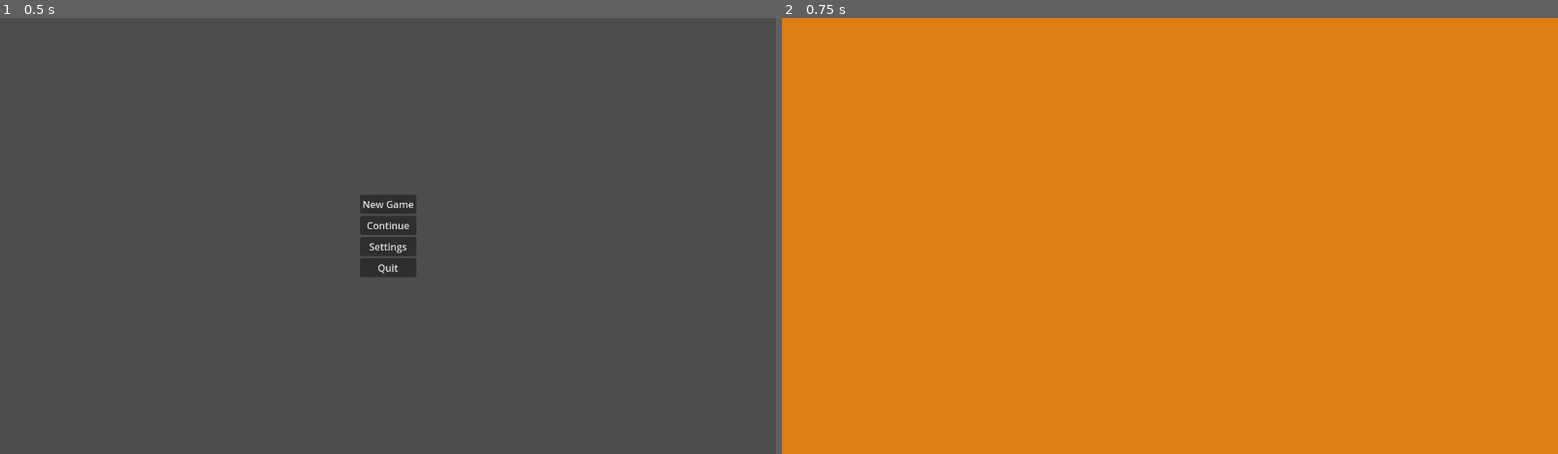
Above: before the commit, frames 1-2 (left to right).
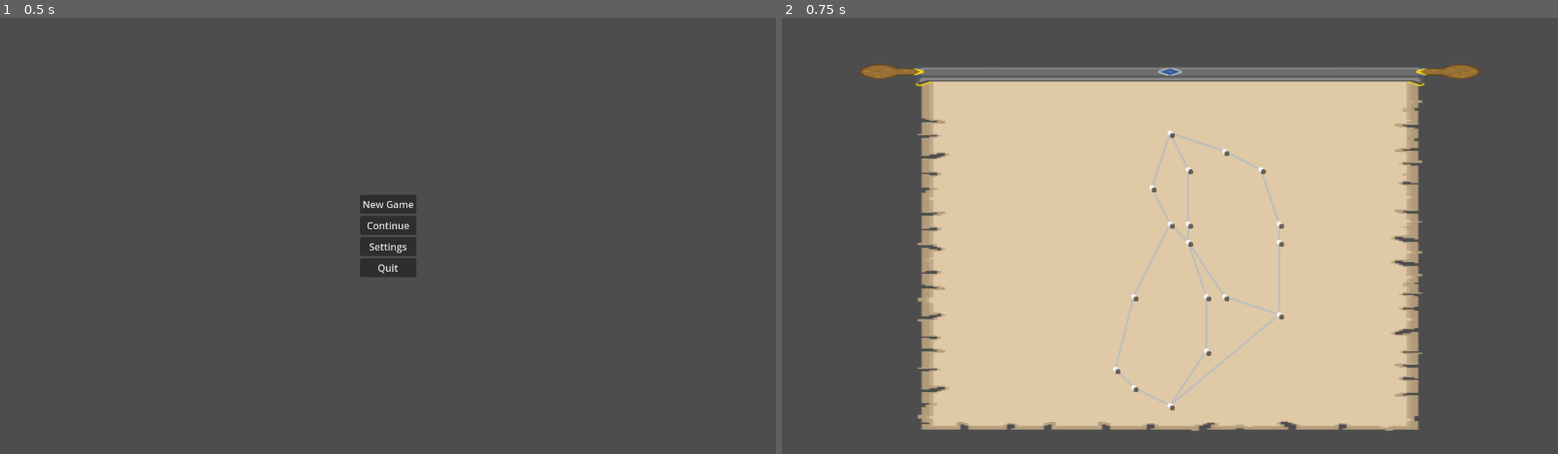
Above: after the commit, the same moments.

Repository: Willi-bot/GameProject
Game: Godot game, scene res://scenes/main_menu/main_menu.tscn
Same seed, same stepped clock (60 frames per second), same inputs: the game is played once before the commit and once after it.
Inputs:
- Up to frame 1 (0.5 s): no input
- Up to frame 2 (0.75 s): click "New Game" at 0.5 s

Frame 1 is identical in both runs. In frame 2, 100% of the frame differs, in the area x 0-100%, y 0-100%.
Error before the commit: Parse Error: Could not find type "Event" in the current scope. (res://scenes/overworld/overworld.gd:4)

Commit message:
Improve overworld scene to properly display connected nodes and the map sprite

Diff:
--- a/gameproject/scenes/overworld/Event.gd
+++ b/gameproject/scenes/overworld/Event.gd
@@ -1,6 +1,6 @@
 extends Node2D
 
-const margin = 10
+const margin = 5
 
 var children: Array = []
 
@@ -18,3 +18,7 @@
 		line -= margin * normal
 		var color = Color.GRAY
 		draw_line(normal * margin, line, color, 2, true)
+
+
+func _on_button_pressed() -> void:
+	print("Button pressed!")
--- a/gameproject/scenes/overworld/Event.tscn
+++ b/gameproject/scenes/overworld/Event.tscn
@@ -1,6 +1,12 @@
-[gd_scene load_steps=2 format=2]
+[gd_scene load_steps=2 format=3 uid="uid://dpw44kkh0au6w"]
 
-[ext_resource path="res://Event.gd" type="Script" id=1]
+[ext_resource type="Script" path="res://scenes/overworld/Event.gd" id="1"]
 
 [node name="Event" type="Node2D"]
-script = ExtResource( 1 )
+script = ExtResource("1")
+
+[node name="Button" type="Button" parent="."]
+offset_right = 8.0
+offset_bottom = 8.0
+
+[connection signal="pressed" from="Button" to="." method="_on_button_pressed"]
--- a/gameproject/scenes/overworld/MapGenerator.gd
+++ b/gameproject/scenes/overworld/MapGenerator.gd
@@ -7,8 +7,10 @@
 
 	# step 1: generating points on a grid randomly
 	var points = []
-	points.append(Vector2(0, plane_len / 2))
-	points.append(Vector2(plane_len, plane_len / 2))
+	# Starting Point
+	points.append(Vector2(plane_len / 2, 0))
+	# End Point
+	points.append(Vector2(plane_len / 2, plane_len))
 
 	var center = Vector2(plane_len / 2, plane_len / 2)
 	for i in range(node_count):
--- /dev/null
+++ b/gameproject/scenes/overworld/map_sprite.gd
@@ -0,0 +1,23 @@
+extends Panel
+
+
+# Called when the node enters the scene tree for the first time.
+func _ready() -> void:
+	var screen_size = get_viewport_rect().size
+
+	var newSizeX = screen_size.x * 0.8
+	var newX = screen_size.x / 2
+
+	var newSizeY = screen_size.y * 0.95
+	var newY = 30
+
+	self.custom_minimum_size.x = newSizeX
+	self.custom_minimum_size.y = newSizeY
+
+	self.position.x = newX
+	self.position.y = newY
+
+
+# Called every frame. 'delta' is the elapsed time since the previous frame.
+func _process(delta: float) -> void:
+	pass
--- a/gameproject/scenes/overworld/overworld.gd
+++ b/gameproject/scenes/overworld/overworld.gd
@@ -1,22 +1,34 @@
 extends Control
 
+
 var events = {}
-var event_scene: Event = preload("res://scenes/overworld/Event.tscn")
+var event_scene = preload("res://scenes/overworld/Event.tscn")
 
-const map_scale = 20.0
+var map_root_position = Vector2(0, 0)
+var map_scale = 30.0
+var padding = 80
+
+const plane_len = 15
+const node_count = plane_len * plane_len / 9
+const path_count = 6
 
 
 # Called when the node enters the scene tree for the first time.
 func _ready() -> void:
 	var generator = preload("res://scenes/overworld/MapGenerator.gd").new()
-	var map_data = generator.generate(30, 200, 3)
+	var map_data = generator.generate(plane_len, node_count, path_count)
 	var nodes = map_data[0]
 	var paths = map_data[1]
+
+	map_root_position = get_viewport_rect().size
+	map_root_position.x = map_root_position.x / 2 - (plane_len / 2 * map_scale)
+	map_root_position.y -= plane_len * map_scale + padding
 
 	for k in nodes.keys():
 		var point = nodes[k]
 		var event = event_scene.instantiate()
-		event.position = point * map_scale + Vector2(200, 0)
+		event.position = point * map_scale + map_root_position
+		print(event.position)
 		add_child(event)
 		events[k] = event
 
--- a/gameproject/scenes/overworld/overworld.tscn
+++ b/gameproject/scenes/overworld/overworld.tscn
@@ -1,10 +1,12 @@
-[gd_scene load_steps=4 format=3 uid="uid://hhvnos2h8e6o"]
+[gd_scene load_steps=6 format=3 uid="uid://hhvnos2h8e6o"]
 
 [ext_resource type="PackedScene" uid="uid://bsy40uqn1b4gh" path="res://scenes/pause_menu/pause_menu.tscn" id="1_bkvdd"]
 [ext_resource type="Script" path="res://scenes/overworld/overworld.gd" id="1_t0jtm"]
+[ext_resource type="Texture2D" uid="uid://c3i0vjff4f53l" path="res://imgs/map.png" id="2_6gj5j"]
+[ext_resource type="Script" path="res://scenes/overworld/map_sprite.gd" id="3_vf550"]
 
-[sub_resource type="StyleBoxFlat" id="StyleBoxFlat_8vsvk"]
-bg_color = Color(0.864391, 0.495392, 0.069963, 1)
+[sub_resource type="StyleBoxTexture" id="StyleBoxTexture_vyo0t"]
+texture = ExtResource("2_6gj5j")
 
 [node name="Overworld" type="Control"]
 layout_mode = 3
@@ -15,14 +17,21 @@
 grow_vertical = 2
 script = ExtResource("1_t0jtm")
 
-[node name="OverworldBackground" type="Panel" parent="."]
+[node name="MapSprite" type="Panel" parent="."]
 layout_mode = 1
-anchors_preset = 15
-anchor_right = 1.0
-anchor_bottom = 1.0
+anchors_preset = 8
+anchor_left = 0.5
+anchor_top = 0.5
+anchor_right = 0.5
+anchor_bottom = 0.5
+offset_left = -640.0
+offset_top = -360.0
+offset_right = -640.0
+offset_bottom = -360.0
 grow_horizontal = 2
 grow_vertical = 2
-theme_override_styles/panel = SubResource("StyleBoxFlat_8vsvk")
+theme_override_styles/panel = SubResource("StyleBoxTexture_vyo0t")
+script = ExtResource("3_vf550")
 
 [node name="CanvasLayer" type="CanvasLayer" parent="."]
 
Binary file added: gameproject/imgs/map.png
Not shown, added: gameproject/imgs/map.png.import
